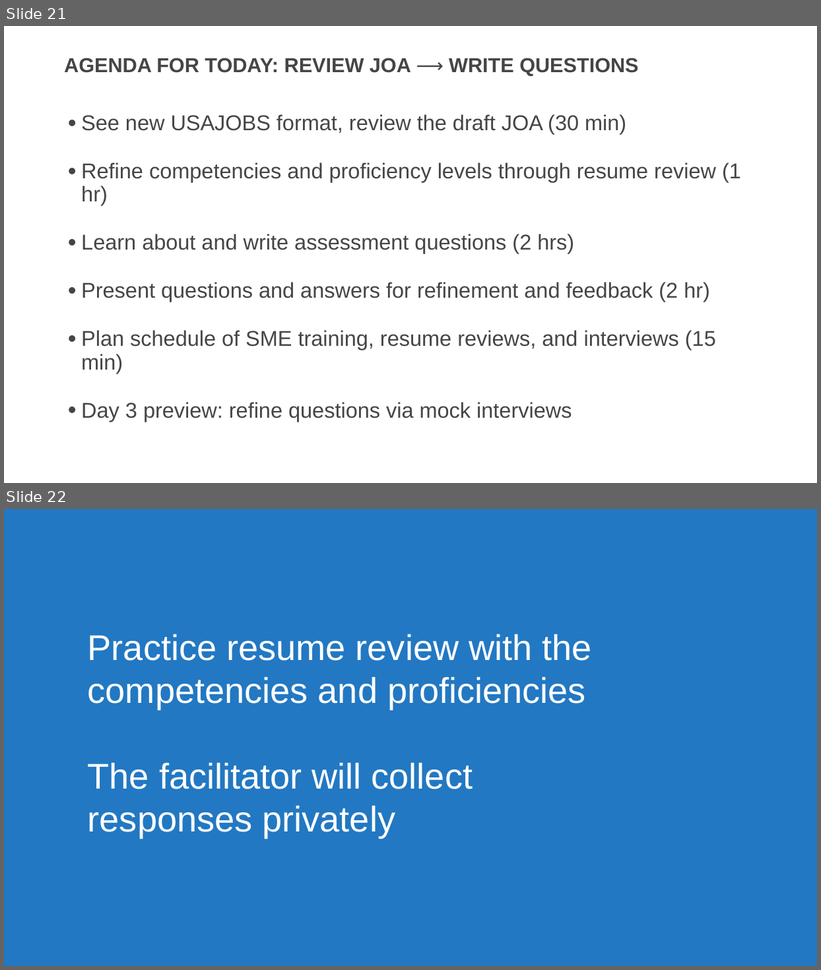
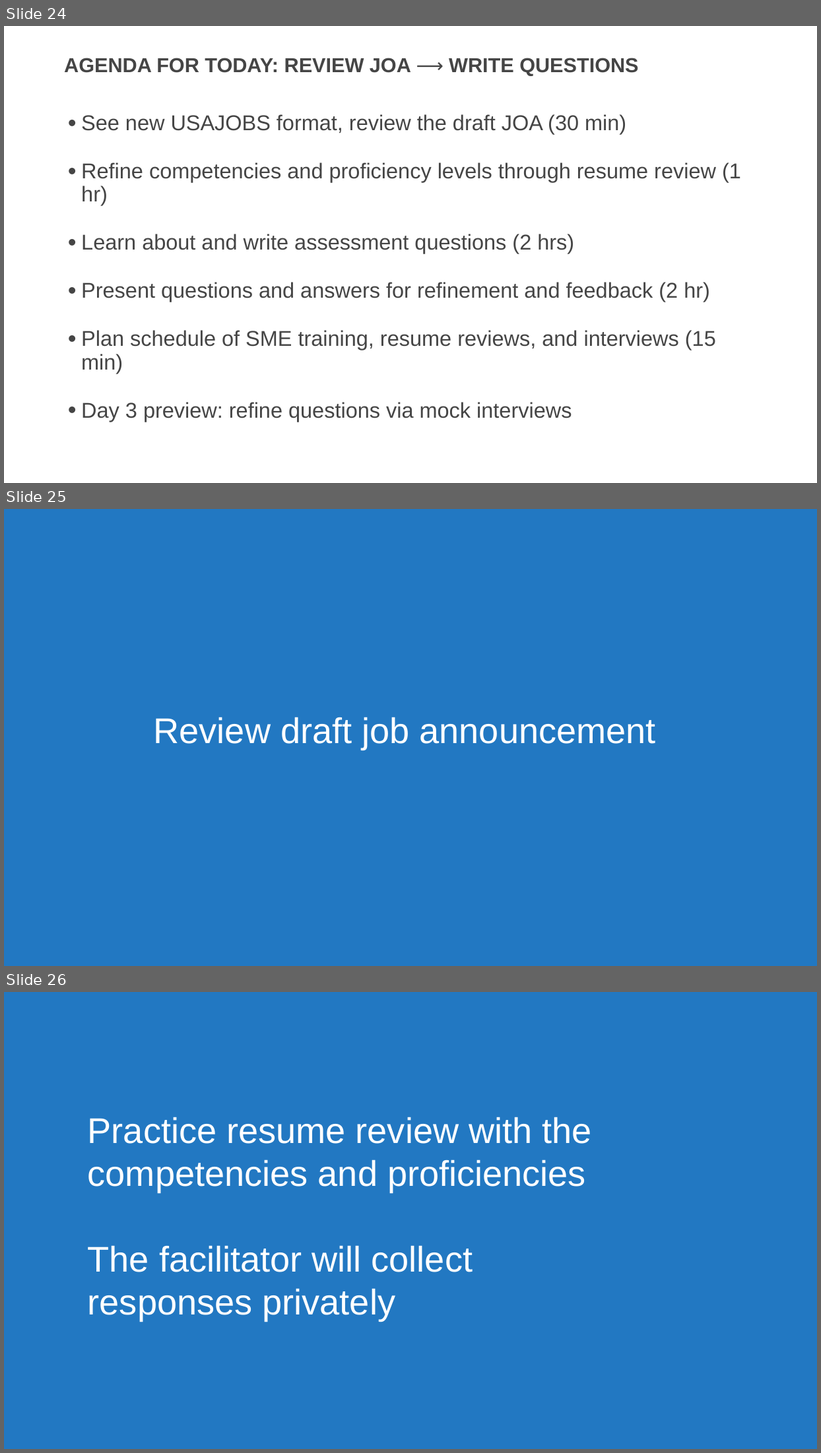
Before and after one commit to usds/SME-QA-Website, a slide deck: toolkit/job-analysis/job-analysis-presentation.pptx. Shown one above the other, each under a label of ours: slides 21 and 22 before the commit, slides 24, 25 and 26 after it. The pictures are 821x970 and 821x1453 pixels, drawn with LibreOffice and Linux fonts; fonts in the diff are those of the drawing. Boxes give left, top, right and bottom in pixels: in the first picture for what was removed or moved away, otherwise in the second. Text is boxed around its words. In the diff, an @@ line names an element or a change of style, - is before the commit and + after.

```diff
--- a/toolkit/job-analysis/job-analysis-presentation.pptx
+++ b/toolkit/job-analysis/job-analysis-presentation.pptx
@@ slide 25 added at box(4, 509, 817, 966), background #2278C2 @@
@@ title added at box(154, 717, 656, 750), 60 pt, text #FFFFFF @@
+Review draft job announcement
@@ what was slide 21 is now slide 24 @@
@@ what was slide 22 is now slide 26 @@
```
Also in this commit, not shown: 15 slides changed, 4 other slides added, 1 slide removed, 2 other files.
